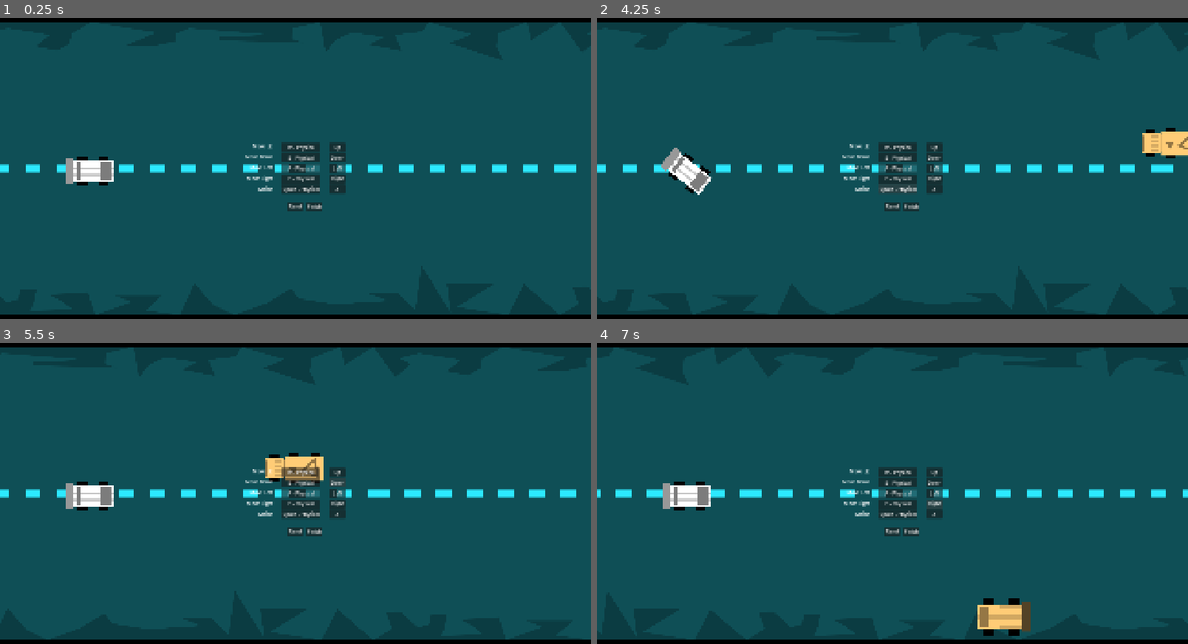
Above: before the commit, frames 1-4 (two rows, left to right).
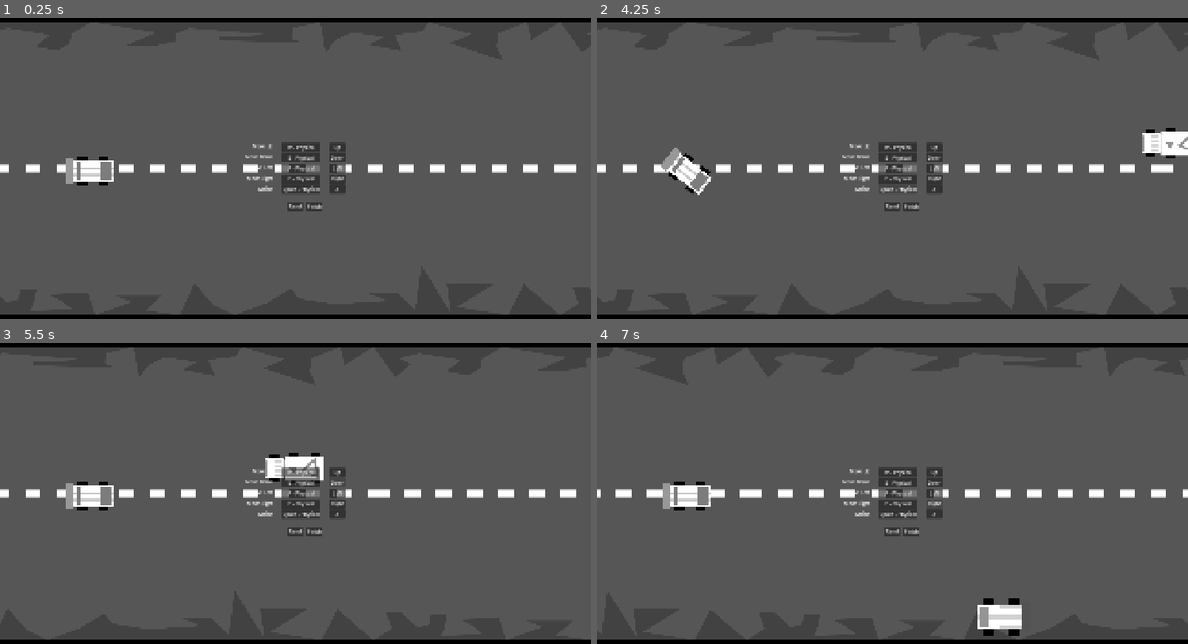
Above: after the commit, the same moments.

Repository: Yuna-Fr/AccessibilityGame
Game: Godot game, scene res://Scenes/Lvl_Circuit.tscn
Two runs of this game, one before a commit and one after it. Both use one fixed random seed, a clock stepped at 60 frames per second and the inputs below.
Inputs:
- Up to frame 1 (0.25 s): no input
- Up to frame 2 (4.25 s): click "W - Physical" at 0.5 s; click "S - Physical" at 1.25 s; click "A - Physical" at 2 s; click "D - Physical" at 2.75 s; click "Space - Physical" at 3.5 s
- Up to frame 3 (5.5 s): click "Up" at 4.25 s; click "Down" at 5 s
- Up to frame 4 (7 s): click "Left" at 5.75 s; click "Right" at 6.5 s

The runs differ from the first frame. In frame 1, 96% of the frame differs, in the area x 0-100%, y 1-99%; in frame 2, 96%; in frame 3, 96%; in frame 4, 96%.

Commit message:
colors ? rename ?

Diff:
--- a/Prefabs/UI/P_SettingsMenu.tscn
+++ b/Prefabs/UI/P_SettingsMenu.tscn
@@ -4,7 +4,7 @@
 
 [node name="MenuLayer" type="CanvasLayer" unique_id=634841517]
 
-[node name="Control" type="Control" parent="." unique_id=14 …(247 unchanged characters)…
+[node name="InputManagerMenu" type="Control" parent="." unique_id=14 …(247 unchanged characters)…
 layout_mode = 3
 anchors_preset = 15
 anchor_right = 1.0
@@ -27,7 +27,7 @@
 reset_btn = NodePath("Button_Reset")
 finish_btn = NodePath("Button_Finish")
 
-[node name="CenterContainer" type="CenterContainer" parent="Control" unique_id=1196798357]
+[node name="CenterContainer" type="CenterContainer" parent="InputManagerMenu" unique_id=1196798357]
 layout_mode = 1
 anchors_preset = 15
 anchor_right = 1.0
@@ -35,94 +35,94 @@
 grow_horizontal = 2
 grow_vertical = 2
 
-[node name="HBoxContainer" type="HBoxContainer" parent="Control/CenterContainer" unique_id=2032737268]
+[node name="HBoxContainer" type="HBoxContainer" parent="InputManagerMenu/CenterContainer" unique_id=2032737268]
 layout_mode = 2
 theme_override_constants/separation = 30
 
-[node name="VActions" type="VBoxContainer" parent="Control/CenterContainer/HBoxContainer" unique_id=1337945662]
+[node name="VActions" type="VBoxContainer" parent="InputManagerMenu/CenterContainer/HBoxContainer" unique_id=1337945662]
 layout_mode = 2
 size_flags_horizontal = 3
 theme_override_constants/separation = 13
 
-[node name="Label" type="Label" parent="Control/CenterContainer/HBoxContainer/VActions" unique_id=215830337]
+[node name="Label" type="Label" parent="InputManagerMenu/CenterContainer/HBoxContainer/VActions" unique_id=215830337]
 layout_mode = 2
 text = "Move Up"
 horizontal_alignment = 2
 vertical_alignment = 1
 
-[node name="Label2" type="Label" parent="Control/CenterContainer/HBoxContainer/VActions" unique_id=1069024871]
+[node name="Label2" type="Label" parent="InputManagerMenu/CenterContainer/HBoxContainer/VActions" unique_id=1069024871]
 layout_mode = 2
 text = "Move Down"
 horizontal_alignment = 2
 vertical_alignment = 1
 
-[node name="Label3" type="Label" parent="Control/CenterContainer/HBoxContainer/VActions" unique_id=2079389423]
+[node name="Label3" type="Label" parent="InputManagerMenu/CenterContainer/HBoxContainer/VActions" unique_id=2079389423]
 layout_mode = 2
 text = "Move Left"
 horizontal_alignment = 2
 vertical_alignment = 1
 
-[node name="Label4" type="Label" parent="Control/CenterContainer/HBoxContainer/VActions" unique_id=1249085456]
+[node name="Label4" type="Label" parent="InputManagerMenu/CenterContainer/HBoxContainer/VActions" unique_id=1249085456]
 layout_mode = 2
 text = "Move Right"
 horizontal_alignment = 2
 vertical_alignment = 1
 
-[node name="Label5" type="Label" parent="Control/CenterContainer/HBoxContainer/VActions" unique_id=576201921]
+[node name="Label5" type="Label" parent="InputManagerMenu/CenterContainer/HBoxContainer/VActions" unique_id=576201921]
 layout_mode = 2
 text = "Action"
 horizontal_alignment = 2
 vertical_alignment = 1
 
-[node name="VKeyboard" type="VBoxContainer" parent="Control/CenterContainer/HBoxContainer" unique_id=85843082]
+[node name="VKeyboard" type="VBoxContainer" parent="InputManagerMenu/CenterContainer/HBoxContainer" unique_id=85843082]
 layout_mode = 2
 size_flags_horizontal = 3
 
-[node name="Button_Up" type="Button" parent="Control/CenterContainer/HBoxContainer/VKeyboard" unique_id=562202129]
+[node name="Button_Up" type="Button" parent="InputManagerMenu/CenterContainer/HBoxContainer/VKeyboard" unique_id=562202129]
 layout_mode = 2
 text = "ggg"
 
-[node name="Button_Down" type="Button" parent="Control/CenterContainer/HBoxContainer/VKeyboard" unique_id=1343122821]
+[node name="Button_Down" type="Button" parent="InputManagerMenu/CenterContainer/HBoxContainer/VKeyboard" unique_id=1343122821]
 layout_mode = 2
 text = "gggg"
 
-[node name="Button_Left" type="Button" parent="Control/CenterContainer/HBoxContainer/VKeyboard" unique_id=216509703]
+[node name="Button_Left" type="Button" parent="InputManagerMenu/CenterContainer/HBoxContainer/VKeyboard" unique_id=216509703]
 layout_mode = 2
 text = "ggg"
 
-[node name="Button_Right" type="Button" parent="Control/CenterContainer/HBoxContainer/VKeyboard" unique_id=1761924509]
+[node name="Button_Right" type="Button" parent="InputManagerMenu/CenterContainer/HBoxContainer/VKeyboard" unique_id=1761924509]
 layout_mode = 2
 text = "gggg"
 
-[node name="Button_Action" type="Button" parent="Control/CenterContainer/HBoxContainer/VKeyboard" unique_id=1488754318]
+[node name="Button_Action" type="Button" parent="InputManagerMenu/CenterContainer/HBoxContainer/VKeyboard" unique_id=1488754318]
 layout_mode = 2
 text = "fgg"
 
-[node name="VGamepad" type="VBoxContainer" parent="Control/CenterContainer/HBoxContainer" unique_id=473465155]
+[node name="VGamepad" type="VBoxContainer" parent="InputManagerMenu/CenterContainer/HBoxContainer" unique_id=473465155]
 layout_mode = 2
 size_flags_horizontal = 3
 
-[node name="Button_Up" type="Button" parent="Control/CenterContainer/HBoxContainer/VGamepad" unique_id=893888169]
+[node name="Button_Up" type="Button" parent="InputManagerMenu/CenterContainer/HBoxContainer/VGamepad" unique_id=893888169]
 layout_mode = 2
 text = "ggg"
 
-[node name="Button_Down" type="Button" parent="Control/CenterContainer/HBoxContainer/VGamepad" unique_id=615650795]
+[node name="Button_Down" type="Button" parent="InputManagerMenu/CenterContainer/HBoxContainer/VGamepad" unique_id=615650795]
 layout_mode = 2
 text = "gggg"
 
-[node name="Button_Left" type="Button" parent="Control/CenterContainer/HBoxContainer/VGamepad" unique_id=14389287]
+[node name="Button_Left" type="Button" parent="InputManagerMenu/CenterContainer/HBoxContainer/VGamepad" unique_id=14389287]
 layout_mode = 2
 text = "ggg"
 
-[node name="Button_Right" type="Button" parent="Control/CenterContainer/HBoxContainer/VGamepad" unique_id=1762527779]
+[node name="Button_Right" type="Button" parent="InputManagerMenu/CenterContainer/HBoxContainer/VGamepad" unique_id=1762527779]
 layout_mode = 2
 text = "gggg"
 
-[node name="Button_Action" type="Button" parent="Control/CenterContainer/HBoxContainer/VGamepad" unique_id=36295556]
+[node name="Button_Action" type="Button" parent="InputManagerMenu/CenterContainer/HBoxContainer/VGamepad" unique_id=36295556]
 layout_mode = 2
 text = "fgg"
 
-[node name="Button_Reset" type="Button" parent="Control" unique_id=1975398323]
+[node name="Button_Reset" type="Button" parent="InputManagerMenu" unique_id=1975398323]
 layout_mode = 0
 offset_left = 964.0
 offset_top = 652.0
@@ -130,7 +130,7 @@
 offset_bottom = 683.0
 text = "Reset"
 
-[node name="Button_Finish" type="Button" parent="Control" unique_id=1693392703]
+[node name="Button_Finish" type="Button" parent="InputManagerMenu" unique_id=1693392703]
 layout_mode = 0
 offset_left = 1026.0
 offset_top = 653.0
--- a/project.godot
+++ b/project.godot
@@ -108,11 +108,11 @@
 }
 EnnemyColorParameter={
 "type": "color",
-"value": Color(1, 0.8, 0.4627451, 1)
+"value": Color(1, 1, 1, 1)
 }
 BackgroundColorParameter={
 "type": "color",
-"value": Color(0.17254902, 0.9137255, 1, 1)
+"value": Color(1, 1, 1, 1)
 }
 BulletColorParameter={
 "type": "color",
